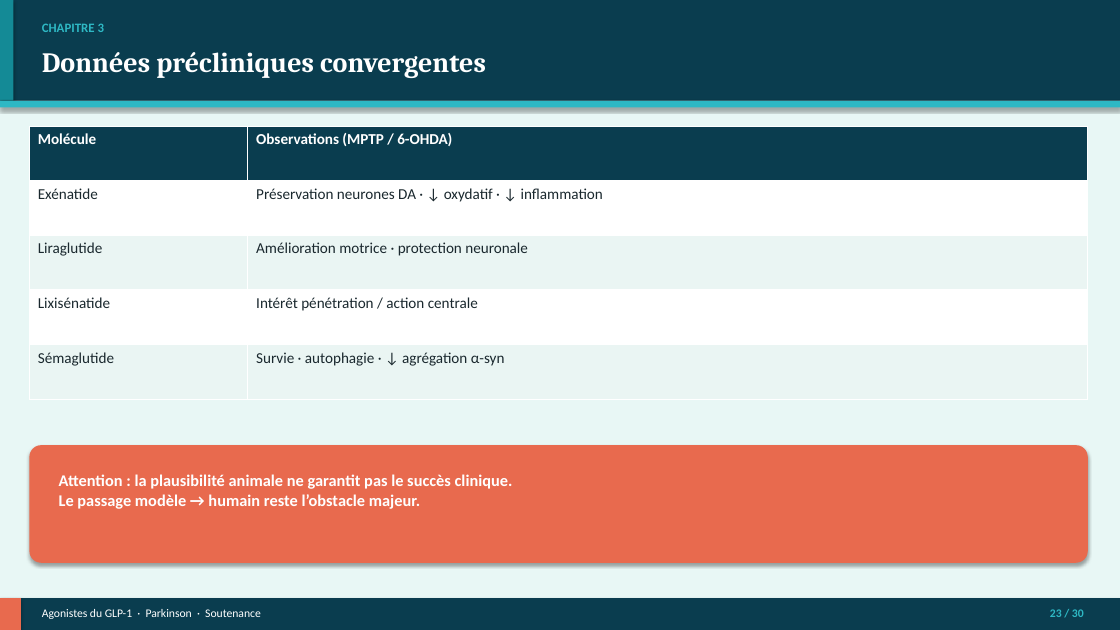
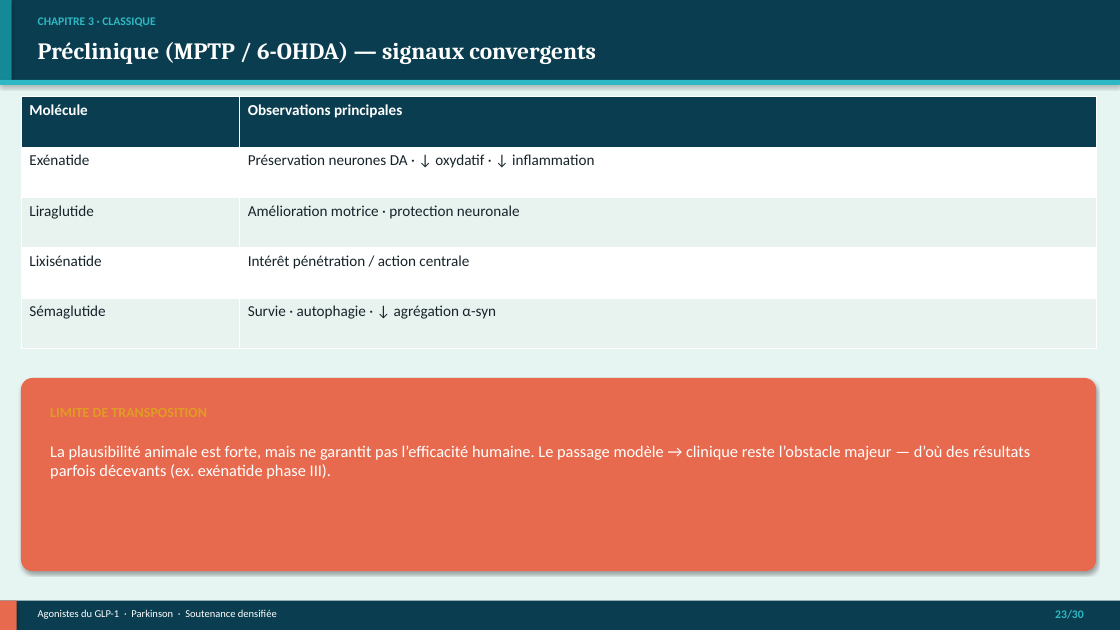
Before and after one commit to Mashtal-Platform/mashtal-platform, a slide deck: slide 23 of docs/presentation/Soutenance_GLP1_Parkinson.pptx. Drawn at 1120x630 pixels with LibreOffice and Linux fonts; fonts in the diff are those of the drawing. Boxes give left, top, right and bottom in pixels: in the first picture for what was removed or moved away, otherwise in the second. Text is boxed around its words. In the diff, an @@ line names an element or a change of style, - is before the commit and + after.

```diff
--- a/docs/presentation/Soutenance_GLP1_Parkinson.pptx
+++ b/docs/presentation/Soutenance_GLP1_Parkinson.pptx
@@ rectangle: place and size @@
-rectangle at <box>0,0,1120,101</box>
+rectangle at <box>0,0,1120,80</box>
@@ rectangle: place and size @@
-rectangle at <box>0,0,13,101</box>
+rectangle at <box>0,0,12,80</box>
@@ rectangle at <box>0,0,1120,630</box>: fill #E8F7F5 to #E6F4F2 @@
@@ text at <box>38,17,155,27</box>: text changed; size 11 to 10 pt @@
-CHAPITRE 3
+CHAPITRE 3 · CLASSIQUE
@@ text at <box>38,42,596,64</box>: text changed; size 24 to 20 pt @@
-Données précliniques convergentes
+Préclinique (MPTP / 6-OHDA) — signaux convergents
@@ rectangle: place and size @@
-rectangle at <box>0,101,1120,108</box>
+rectangle at <box>0,80,1120,85</box>
@@ table at <box>21,97,1096,349</box> @@
-row 1, column 2: Observations (MPTP / 6-OHDA)
+row 1, column 2: Observations principales
@@ fill #EAF5F3 to #E8F3F0 in 4 cells @@
@@ text colour #1A282E to #16242A in "Exénatide", "Préservation neurones DA · ↓ oxydatif · ...", "Liraglutide", "Amélioration motrice · protection neuronale" and 4 more places @@
@@ table: place and size @@
-table at <box>29,126,1088,399</box>
+table at <box>21,97,1096,349</box>
@@ rounded rectangle: place and size @@
-rounded rectangle at <box>29,445,1088,563</box>
+rounded rectangle at <box>21,378,1096,571</box>
@@ rounded rectangle at <box>21,378,1096,571</box>: proportions changed @@
@@ text at <box>50,445,1030,479</box>: text changed; bold off @@
-Attention : la plausibilité animale ne garantit pas le succès clinique.
-Le passage modèle → humain reste l’obstacle majeur.
+La plausibilité animale est forte, mais ne garantit pas l’efficacité humaine. Le passage modèle → clinique reste l’obstacle majeur — d’où des résultats parfois décevants (ex. exénatide phase III).
@@ rectangle: place and size @@
-rectangle at <box>0,598,21,630</box>
+rectangle at <box>0,601,17,630</box>
@@ text at <box>38,609,277,619</box>: text changed; size 10 to 9 pt @@
-Agonistes du GLP-1 · Parkinson · Soutenance
+Agonistes du GLP-1 · Parkinson · Soutenance densifiée
@@ text at <box>1055,610,1084,619</box>: spaces changed @@
-23 / 30
+23/30
```
Also in this commit, not shown: 25 other slides changed, 4 slides added, 4 slides removed, 9 other files.
